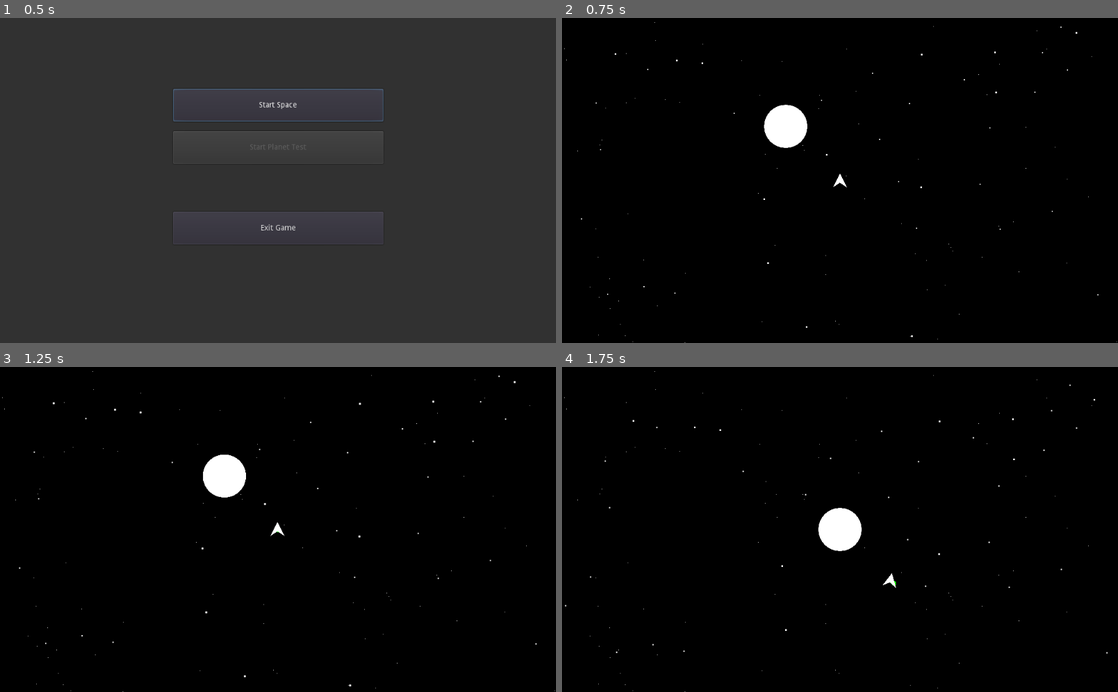
Above: before the commit, frames 1-4 (two rows, left to right).
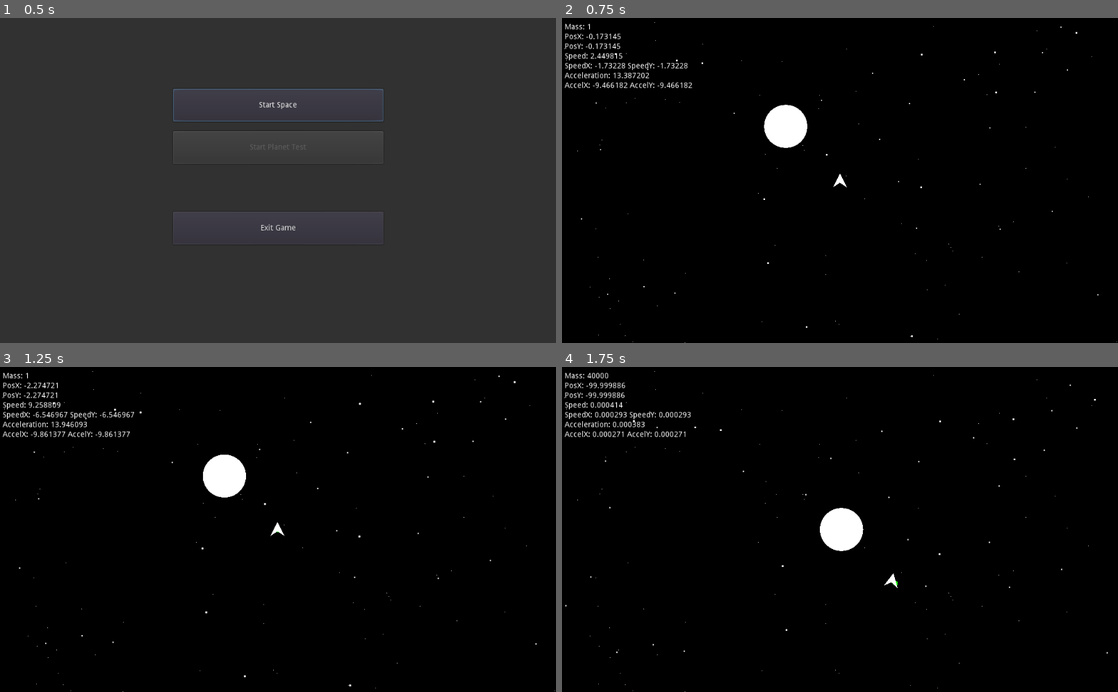
Above: after the commit, the same moments.

Repository: CallMeGenevieve/Starbounce
Game: Godot game, scene res://scenes/MainMenu/MainMenu.tscn
Two runs of this game, one before a commit and one after it. Both use one fixed random seed, a clock stepped at 60 frames per second and the inputs below.
Inputs:
- Up to frame 1 (0.5 s): no input
- Up to frame 2 (0.75 s): click "Start Space" at 0.5 s
- Up to frame 3 (1.25 s): no input
- Up to frame 4 (1.75 s): hold Right (turn_ship_right) from 1.28 s (still down); tap Tab (switch_focus) at 1.35 s

Frame 1 is identical in both runs. In frame 2, 0.9% of the frame differs, in the area x 0-24%, y 1-22%; in frame 3, 0.9%; in frame 4, 1.2%, in the area x 0-99%, y 1-89%.

Commit message:
Add UI that shows stats of the current space object

Diff:
--- a/scenes/Camera/Camera2D.gd
+++ b/scenes/Camera/Camera2D.gd
@@ -1,10 +1,6 @@
 extends Camera2D
 
-
-# Declare member variables here. Examples:
-# var a = 2
-# var b = "text"
-
+export (bool) var show_ui = false
 
 # Called when the node enters the scene tree for the first time.
 func _ready():
--- a/scenes/Camera/Camera2D.tscn
+++ b/scenes/Camera/Camera2D.tscn
@@ -1,9 +1,10 @@
-[gd_scene load_steps=5 format=2]
+[gd_scene load_steps=6 format=2]
 
 [ext_resource path="res://scenes/Camera/Camera2D.gd" type="Script" id=1]
 [ext_resource path="res://textures/static stars.png" type="Texture" id=2]
 [ext_resource path="res://textures/small stars.png" type="Texture" id=3]
 [ext_resource path="res://textures/big stars.png" type="Texture" id=4]
+[ext_resource path="res://scenes/Camera/UI.tscn" type="PackedScene" id=5]
 
 [node name="Camera2D" type="Camera2D"]
 current = true
@@ -36,3 +37,5 @@
 [node name="Big Stars" type="Sprite" parent="ParallaxBackground/ParallaxLayer3"]
 texture = ExtResource( 4 )
 centered = false
+
+[node name="UI" parent="." instance=ExtResource( 5 )]
--- /dev/null
+++ b/scenes/Camera/UI.tscn
@@ -0,0 +1,53 @@
+[gd_scene format=2]
+
+[node name="CanvasLayer" type="CanvasLayer"]
+
+[node name="UIBox" type="Control" parent="."]
+anchor_right = 1.0
+anchor_bottom = 1.0
+__meta__ = {
+"_edit_use_anchors_": false
+}
+
+[node name="VBoxContainer" type="VBoxContainer" parent="UIBox"]
+margin_left = 5.0
+margin_top = 10.0
+margin_right = 118.0
+margin_bottom = 132.0
+__meta__ = {
+"_edit_use_anchors_": false
+}
+
+[node name="Mass" type="Label" parent="UIBox/VBoxContainer"]
+margin_right = 113.0
+margin_bottom = 14.0
+
+[node name="PosX" type="Label" parent="UIBox/VBoxContainer"]
+margin_top = 18.0
+margin_right = 113.0
+margin_bottom = 32.0
+
+[node name="PosY" type="Label" parent="UIBox/VBoxContainer"]
+margin_top = 36.0
+margin_right = 113.0
+margin_bottom = 50.0
+
+[node name="Speed" type="Label" parent="UIBox/VBoxContainer"]
+margin_top = 54.0
+margin_right = 113.0
+margin_bottom = 68.0
+
+[node name="SpeedAxis" type="Label" parent="UIBox/VBoxContainer"]
+margin_top = 72.0
+margin_right = 113.0
+margin_bottom = 86.0
+
+[node name="Acceleration" type="Label" parent="UIBox/VBoxContainer"]
+margin_top = 90.0
+margin_right = 113.0
+margin_bottom = 104.0
+
+[node name="AccAxis" type="Label" parent="UIBox/VBoxContainer"]
+margin_top = 108.0
+margin_right = 113.0
+margin_bottom = 122.0
--- a/scenes/HopeShip/HopeShip.gd
+++ b/scenes/HopeShip/HopeShip.gd
@@ -16,12 +16,6 @@
 
 var index = 0
 
-signal speed_change2(new_speed)
-
-# Called when the node enters the scene tree for the first time.
-func _ready():
-	pass
-
 
 func apply_acceleration(delta):
 	get_node("Sprite").rotation += self.angle_speed * delta
@@ -31,15 +25,36 @@
 	self.thrust.x = sin(get_node("Sprite").rotation) * self.thrust_power
 	self.thrust.y = -cos(get_node("Sprite").rotation) * self.thrust_power
 
-	self.speed += delta * self.acceleration + self.thrust * self.direction * delta
+	self.acceleration += self.thrust * self.direction
+
+	self.speed += delta * self.acceleration
 
 
 func apply_speed(delta):
 	self.position += delta * self.speed
 
+
 func apply_tick(delta):
 	apply_acceleration(delta)
 	apply_speed(delta)
+
+	# I know this code is duplicate but idk what a better solution would be.
+	# Is there a possibility of importing functions here?!
+	if $Camera2D.current:
+		if not $Camera2D.show_ui:
+			$Camera2D/UI.get_child(0).show()
+			$Camera2D.show_ui = true
+		$Camera2D/UI/UIBox/VBoxContainer/Mass.text = "Mass: " + str(self.mass)
+		$Camera2D/UI/UIBox/VBoxContainer/PosX.text = "PosX: " + str(self.position.x)
+		$Camera2D/UI/UIBox/VBoxContainer/PosY.text = "PosY: " + str(self.position.y)
+		$Camera2D/UI/UIBox/VBoxContainer/Speed.text = "Speed: " + str(self.speed.length())
+		$Camera2D/UI/UIBox/VBoxContainer/SpeedAxis.text = "SpeedX: " + str(self.speed.x) + " SpeedY: " + str(self.speed.y)
+		$Camera2D/UI/UIBox/VBoxContainer/Acceleration.text = "Acceleration: " + str(self.acceleration.length())
+		$Camera2D/UI/UIBox/VBoxContainer/AccAxis.text = "AccelX: " + str(self.acceleration.x) + " AccelY: " + str(self.acceleration.y)
+
+	elif $Camera2D.show_ui:
+		$Camera2D/UI.get_child(0).hide()
+		$Camera2D.show_ui = false
 
 # Called every frame. 'delta' is the elapsed time since the previous frame.
 func _process(delta):
--- a/scenes/HopeShip/HopeShip.tscn
+++ b/scenes/HopeShip/HopeShip.tscn
@@ -32,4 +32,3 @@
 [node name="CollisionShape2D" type="CollisionShape2D" parent="."]
 shape = SubResource( 1 )
 [connection signal="area_entered" from="." to="." method="_on_HopeShip_area_entered"]
-[connection signal="speed_change2" from="." to="Camera2D" method="_on_HopeShip_speed_change2"]
--- a/scenes/Space/BackToGame.gd
+++ b/scenes/Space/BackToGame.gd
@@ -8,7 +8,7 @@
 
 # Called when the node enters the scene tree for the first time.
 func _ready():
-	pass
+	grab_focus()
 
 
 # Called every frame. 'delta' is the elapsed time since the previous frame.
@@ -17,6 +17,8 @@
 
 
 func _on_BackToGame_pressed():
-	self.get_parent().hide()
-	self.get_parent().hidden = true
+	for element in self.get_parent().get_parent().get_children():
+		element.hide()
+
+	get_parent().get_parent().hidden = true
 	get_tree().paused = false
--- a/scenes/Space/PauseMenu.gd
+++ b/scenes/Space/PauseMenu.gd
@@ -1,4 +1,4 @@
-extends Node2D
+extends CanvasLayer
 
 
 # Declare member variables here. Examples:
@@ -7,21 +7,23 @@
 
 export var hidden = true
 
-# Called when the node enters the scene tree for the first time.
-func _ready():
-	self.hide()
-
 
 # Called every frame. 'delta' is the elapsed time since the previous frame.
 func _process(delta):
 	if Input.is_action_just_pressed("ui_cancel"):
 		if self.hidden:
-			var hope_ship = get_parent().get_node("SpaceObjects/HopeShip")
-			self.position = hope_ship.position
 			self.hidden = false
 			get_tree().paused = true
-			self.show()
+			for element in self.get_children():
+				element.show()
 		else:
-			self.hide()
+			for element in self.get_children():
+				element.hide()
 			get_tree().paused = false
 			self.hidden = true
+	elif Input.is_action_just_pressed("toggle_fullscreen"):
+		OS.window_fullscreen = !OS.window_fullscreen
+	elif Input.is_action_just_pressed("take_screenshot"):
+		var image = get_viewport().get_texture().get_data()
+		image.flip_y()
+		image.save_png("screenshot.png")
--- a/scenes/Space/Space.gd
+++ b/scenes/Space/Space.gd
@@ -4,13 +4,3 @@
 # Called when the node enters the scene tree for the first time.
 func _ready():
 	pass # Replace with function body.
-
-
-# Called every frame. 'delta' is the elapsed time since the previous frame.
-func _process(delta):
-	if Input.is_action_just_pressed("toggle_fullscreen"):
-		OS.window_fullscreen = !OS.window_fullscreen
-	if Input.is_action_just_pressed("take_screenshot"):
-		var image = get_viewport().get_texture().get_data()
-		image.flip_y()
-		image.save_png("screenshot.png")
--- a/scenes/Space/Space.tscn
+++ b/scenes/Space/Space.tscn
@@ -22,44 +22,56 @@
 position = Vector2( -100, -100 )
 scale = Vector2( 4, 4 )
 mass = 40000
-stay_in_place = true
 
 [node name="PauseMenu" type="Node2D" parent="."]
 pause_mode = 2
-visible = false
+
+[node name="CanvasLayer" type="CanvasLayer" parent="PauseMenu"]
 script = ExtResource( 1 )
 
-[node name="PauseMenuBackground" type="ColorRect" parent="PauseMenu"]
-margin_left = -1920.0
-margin_top = -1080.0
-margin_right = 1920.0
-margin_bottom = 1080.0
+[node name="PauseMenuBackground" type="ColorRect" parent="PauseMenu/CanvasLayer"]
+visible = false
+anchor_right = 1.0
+anchor_bottom = 1.0
 color = Color( 0.470588, 0.470588, 0.470588, 0.439216 )
 __meta__ = {
 "_edit_use_anchors_": false
 }
 
-[node name="BackToGame" type="Button" parent="PauseMenu"]
-margin_left = -166.838
-margin_top = -250.456
-margin_right = 166.162
-margin_bottom = -172.455
+[node name="VBoxContainer" type="VBoxContainer" parent="PauseMenu/CanvasLayer"]
+visible = false
+anchor_left = 0.5
+anchor_right = 0.5
+anchor_bottom = 1.0
+margin_left = -213.0
+margin_right = 213.0
+rect_min_size = Vector2( 100, 200 )
+alignment = 1
+__meta__ = {
+"_edit_use_anchors_": false
+}
+
+[node name="BackToGame" type="Button" parent="PauseMenu/CanvasLayer/VBoxContainer"]
+margin_top = 248.0
+margin_right = 426.0
+margin_bottom = 298.0
+rect_min_size = Vector2( 0, 50 )
 text = "Back To The Future"
 script = ExtResource( 2 )
 __meta__ = {
 "_edit_use_anchors_": false
 }
 
-[node name="BackToMainMenu" type="Button" parent="PauseMenu"]
-margin_left = -166.269
-margin_top = -148.002
-margin_right = 166.731
-margin_bottom = -70.0018
+[node name="BackToMainMenu" type="Button" parent="PauseMenu/CanvasLayer/VBoxContainer"]
+margin_top = 302.0
+margin_right = 426.0
+margin_bottom = 352.0
+rect_min_size = Vector2( 0, 50 )
 text = "Return to Main Menu"
 script = ExtResource( 3 )
 __meta__ = {
 "_edit_use_anchors_": false
 }
 [connection signal="crashing" from="SpaceObjects/SpaceObject" to="SpaceObjects" method="_on_SpaceObject_crashing"]
-[connection signal="pressed" from="PauseMenu/BackToGame" to="PauseMenu/BackToGame" method="_on_BackToGame_pressed"]
-[connection signal="pressed" from="PauseMenu/BackToMainMenu" to="PauseMenu/BackToMainMenu" method="_on_BackToMainMenu_pressed"]
+[connection signal="pressed" from="PauseMenu/CanvasLayer/VBoxContainer/BackToGame" to="PauseMenu/CanvasLayer/VBoxContainer/BackToGame" method="_on_BackToGame_pressed"]
+[connection signal="pressed" from="PauseMenu/CanvasLayer/VBoxContainer/BackToMainMenu" to="PauseMenu/CanvasLayer/VBoxContainer/BackToMainMenu" method="_on_BackToMainMenu_pressed"]
--- a/scenes/Space/SpaceObjects.gd
+++ b/scenes/Space/SpaceObjects.gd
@@ -51,6 +51,7 @@
 			self.active_camera_index = 0
 		else:
 			self.all_space_objects[self.active_camera_index - 1].get_node("Camera2D").current = false
+			self.all_space_objects[self.active_camera_index - 1].get_node("Camera2D/").current = false
 			self.all_space_objects[self.active_camera_index].get_node("Camera2D").current = true
 	for blah in range(self.game_speed):
 		var index = 0
--- a/scenes/SpaceObject/SpaceObject.gd
+++ b/scenes/SpaceObject/SpaceObject.gd
@@ -15,10 +15,6 @@
 
 signal crashing(index)
 
-# Called when the node enters the scene tree for the first time.
-func _ready():
-	pass # Replace with function body.
-
 
 func apply_acceleration(delta):
 	self.speed += delta * self.acceleration
@@ -31,6 +27,24 @@
 func apply_tick(delta):
 	apply_acceleration(delta)
 	apply_speed(delta)
+
+	# I know this code is duplicate but idk what a better solution would be.
+	# Is there a possibility of importing functions here?!
+	if $Camera2D.current:
+		if not $Camera2D.show_ui:
+			$Camera2D/UI.get_child(0).show()
+			$Camera2D.show_ui = true
+		$Camera2D/UI/UIBox/VBoxContainer/Mass.text = "Mass: " + str(self.mass)
+		$Camera2D/UI/UIBox/VBoxContainer/PosX.text = "PosX: " + str(self.position.x)
+		$Camera2D/UI/UIBox/VBoxContainer/PosY.text = "PosY: " + str(self.position.y)
+		$Camera2D/UI/UIBox/VBoxContainer/Speed.text = "Speed: " + str(self.speed.length())
+		$Camera2D/UI/UIBox/VBoxContainer/SpeedAxis.text = "SpeedX: " + str(self.speed.x) + " SpeedY: " + str(self.speed.y)
+		$Camera2D/UI/UIBox/VBoxContainer/Acceleration.text = "Acceleration: " + str(self.acceleration.length())
+		$Camera2D/UI/UIBox/VBoxContainer/AccAxis.text = "AccelX: " + str(self.acceleration.x) + " AccelY: " + str(self.acceleration.y)
+
+	elif $Camera2D.show_ui:
+		$Camera2D/UI.get_child(0).hide()
+		$Camera2D.show_ui = false
 
 
 # Called every frame. 'delta' is the elapsed time since the previous frame.
--- a/scenes/SpaceObject/SpaceObject.tscn
+++ b/scenes/SpaceObject/SpaceObject.tscn
@@ -41,5 +41,6 @@
 shape = SubResource( 4 )
 
 [node name="Camera2D" parent="." instance=ExtResource( 3 )]
+position = Vector2( -0.698364, 0 )
 current = false
 [connection signal="area_entered" from="." to="." method="_on_SpaceObject_area_entered"]
